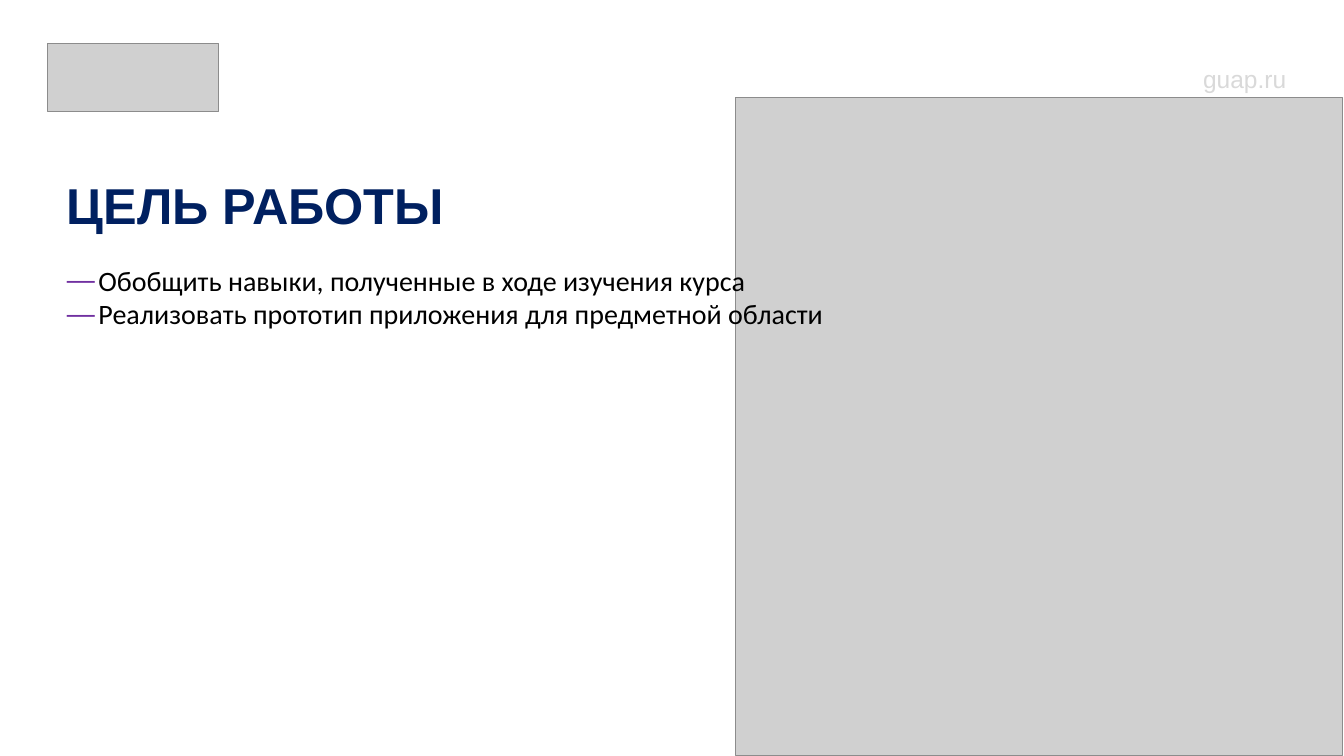
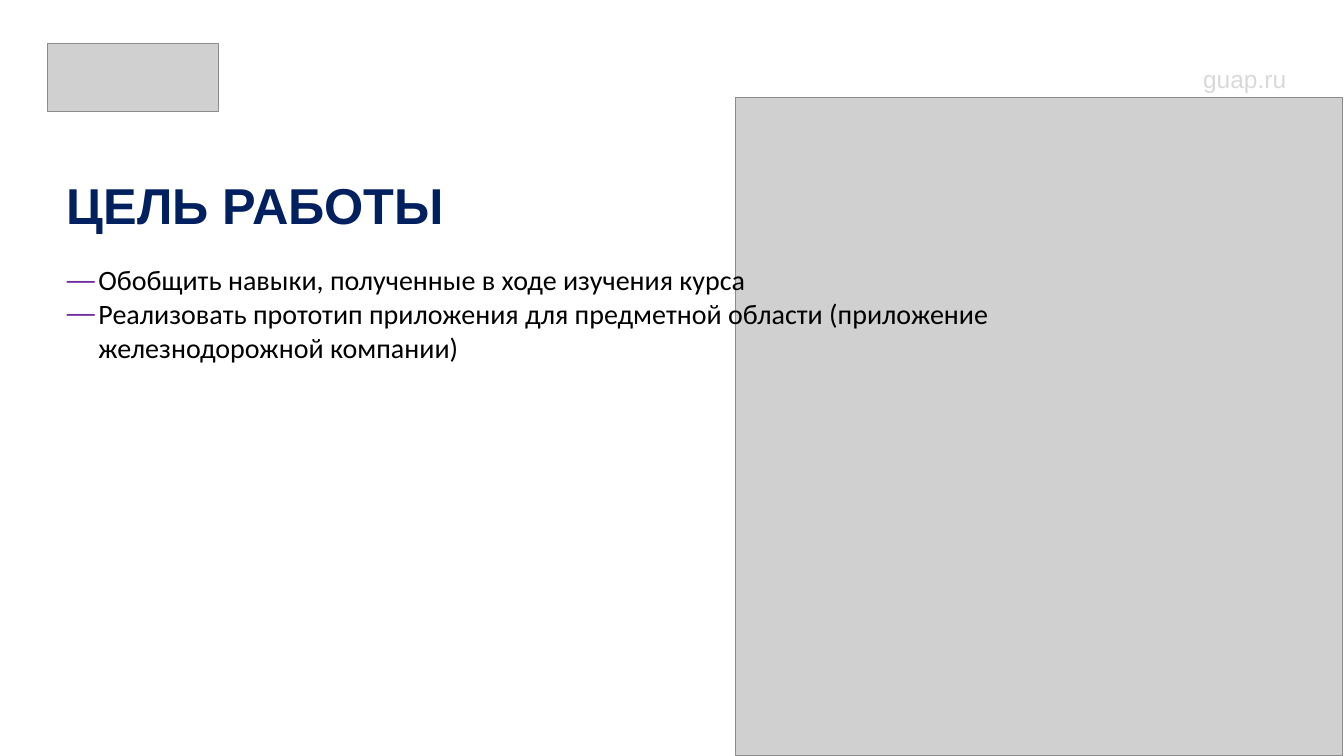
Before and after one commit to limenitiz/trains-web-app, a slide deck: slide 2 of doc/Введение_в_разработку_корпоративных_приложений_на_Java.pptx. Drawn at 1344x756 pixels with LibreOffice and Linux fonts; fonts in the diff are those of the drawing; grey boxes stand for pictures. Boxes give left, top, right and bottom in pixels: in the first picture for what was removed or moved away, otherwise in the second. Text is boxed around its words. In the diff, an @@ line names an element or a change of style, - is before the commit and + after.

```diff
--- a/doc/Введение_в_разработку_корпоративных_приложений_на_Java.pptx
+++ b/doc/Введение_в_разработку_корпоративных_приложений_на_Java.pptx
@@ text at [98, 301, 988, 363]: text changed @@
-― Реализовать прототип приложения для предметной области
+― Реализовать прототип приложения для предметной области (приложение железнодорожной компании)
```
Also in this commit, not shown: 10 other slides changed, 4 slides added, 14 other files.
